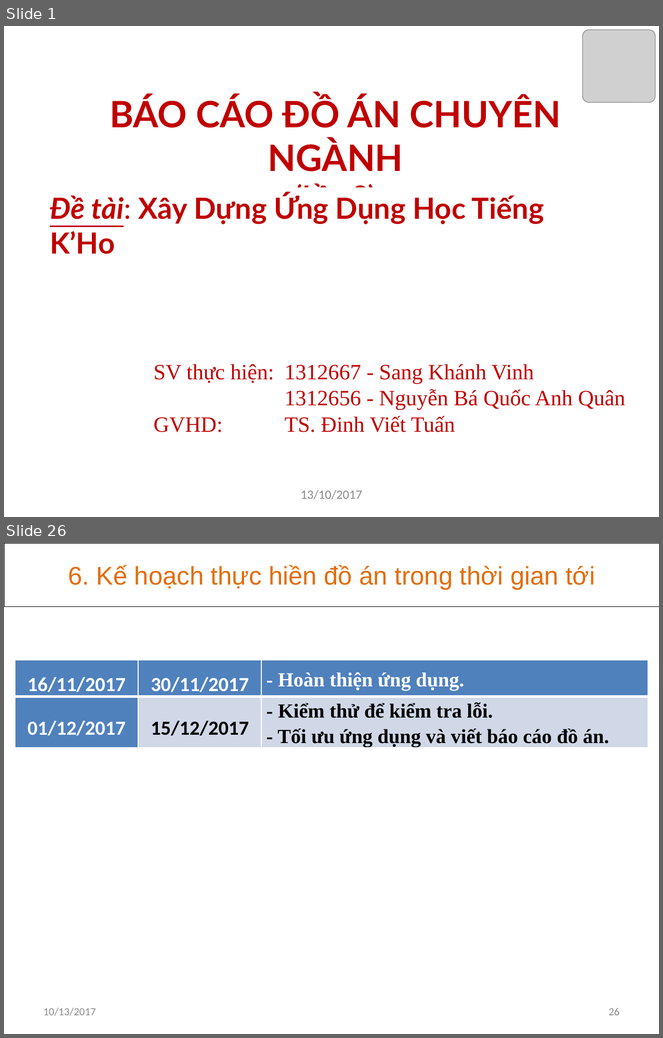
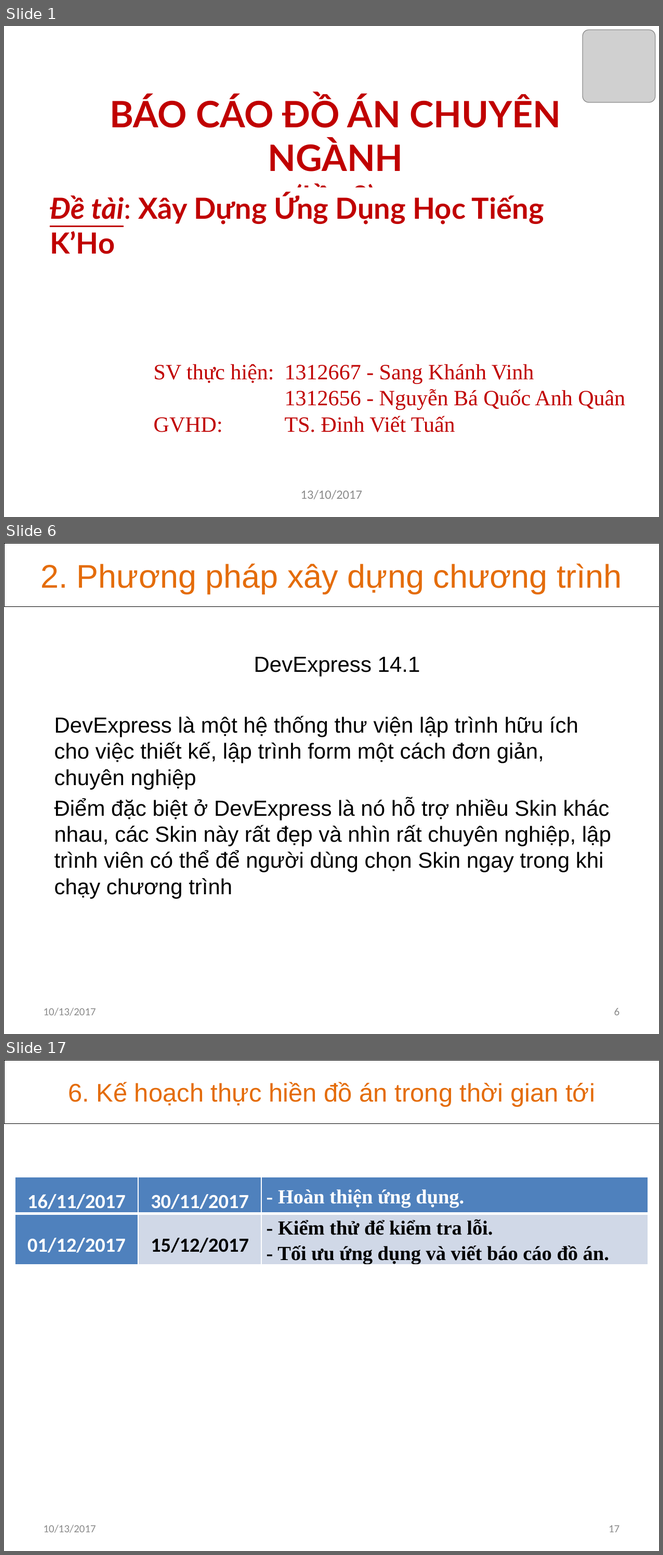
Before and after one commit to khanhvinhit/Do-An, a slide deck: THESIS/DACN_UD_Hoc_KHo_CTK37_BaoCao_D2.pptx. Shown one above the other, each under a label of ours: slides 1 and 26 before the commit, slides 1, 6 and 17 after it; the slides between them are not shown. The pictures are 663x1038 and 663x1555 pixels, drawn with LibreOffice and Linux fonts; fonts in the diff are those of the drawing; grey boxes stand for pictures. Boxes give left, top, right and bottom in pixels: in the first picture for what was removed or moved away, otherwise in the second. Text is boxed around its words. In the diff, an @@ line names an element or a change of style, - is before the commit and + after.

```diff
--- a/THESIS/DACN_UD_Hoc_KHo_CTK37_BaoCao_D2.pptx
+++ b/THESIS/DACN_UD_Hoc_KHo_CTK37_BaoCao_D2.pptx
@@ slide 6 added at [4,543,659,1034], background #FFFFFF @@
@@ rectangle added at [4,543,659,606], outline #000000 0.25 pt, 36 pt, text #E46C0A @@
+2. Phương pháp xây dựng chương trình
@@ subtitle added at [54,657,611,899], 24 pt, text #000000 @@
+DevExpress 14.1
+DevExpress là một hệ thống thư viện lập trình hữu ích cho việc thiết kế, lập trình form một cách đơn giản, chuyên nghiệp
+Điểm đặc biệt ở DevExpress là nó hỗ trợ nhiều Skin khác nhau, các Skin này rất đẹp và nhìn rất chuyên nghiệp, lập trình viên có thể để người dùng chọn Skin ngay trong khi chạy chương trình
@@ text added at [44,1008,96,1016], 12 pt, text #8C8C8C @@
+10/13/2017
@@ page number added at [614,1008,620,1016], 12 pt, text #8C8C8C @@
+6
@@ what was slide 26 is now slide 17 @@
@@ page number at [609,1525,620,1533]: text changed @@
-26
+17
```
Also in this commit, not shown: 9 slides changed, 5 other slides added, 15 slides removed, 1 other file.
